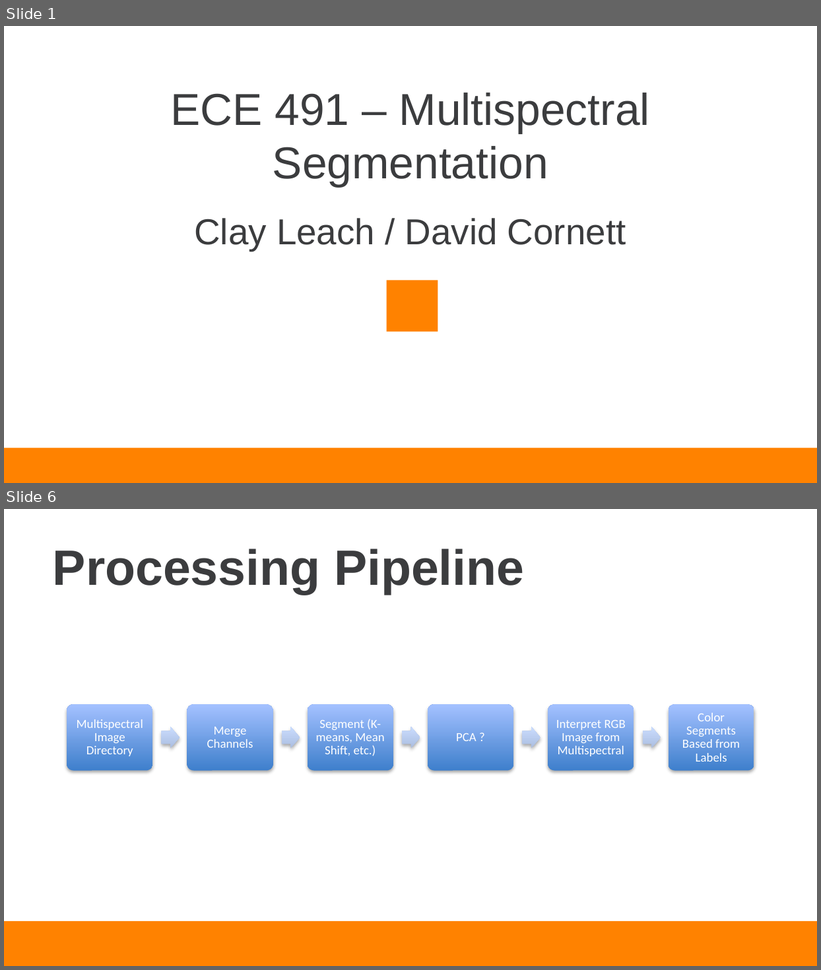
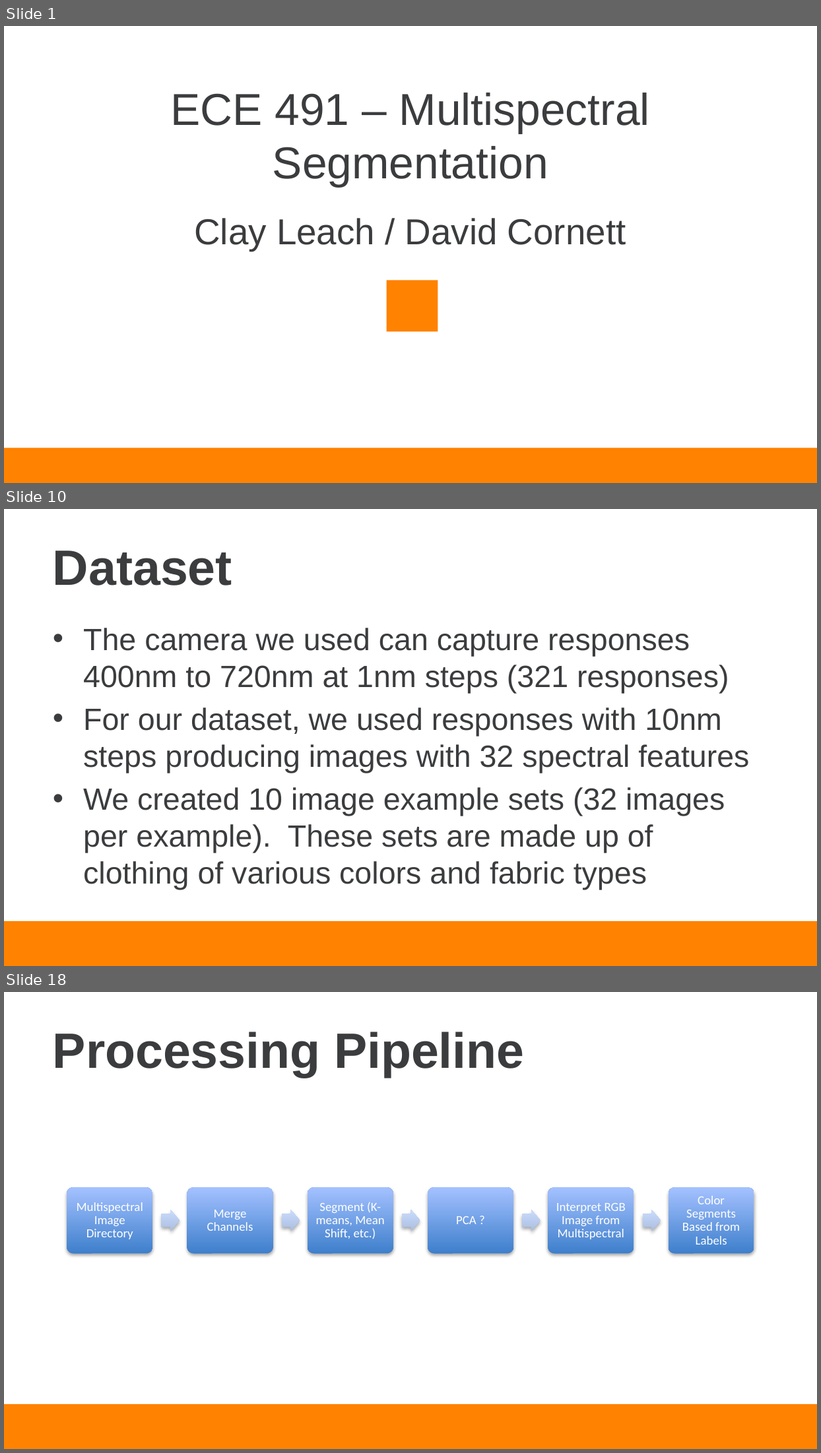
Before and after one commit to dcc3/ECE491_Final_Project, a slide deck: Documentation/Cornett_Leach_Presentation.pptx. Shown one above the other, each under a label of ours: slides 1 and 6 before the commit, slides 1, 10 and 18 after it; the slides between them are not shown. The pictures are 821x970 and 821x1453 pixels, drawn with LibreOffice and Linux fonts; fonts in the diff are those of the drawing; background and template pictures are left out. Boxes give left, top, right and bottom in pixels: in the first picture for what was removed or moved away, otherwise in the second. Text is boxed around its words. In the diff, an @@ line names an element or a change of style, - is before the commit and + after.

```diff
--- a/Documentation/Cornett_Leach_Presentation.pptx
+++ b/Documentation/Cornett_Leach_Presentation.pptx
@@ slide 10 added at bbox=[4, 509, 817, 966], background #FFFFFF; not listed: 1 template element that a slide beside it also shows @@
@@ title added at bbox=[53, 551, 232, 586], 44 pt, text #3B3C3E, bold @@
+Dataset
@@ text added at bbox=[83, 628, 749, 890], 27.2 pt, text #3B3C3E @@
+• The camera we used can capture responses 400nm to 720nm at 1nm steps (321 responses)
+• For our dataset, we used responses with 10nm steps producing images with 32 spectral features
+• We created 10 image example sets (32 images per example). These sets are made up of clothing of various colors and fabric types
@@ what was slide 6 is now slide 18 @@
```
Also in this commit, not shown: 2 slides changed, 16 other slides added, 2 slides removed, 22 other files.
